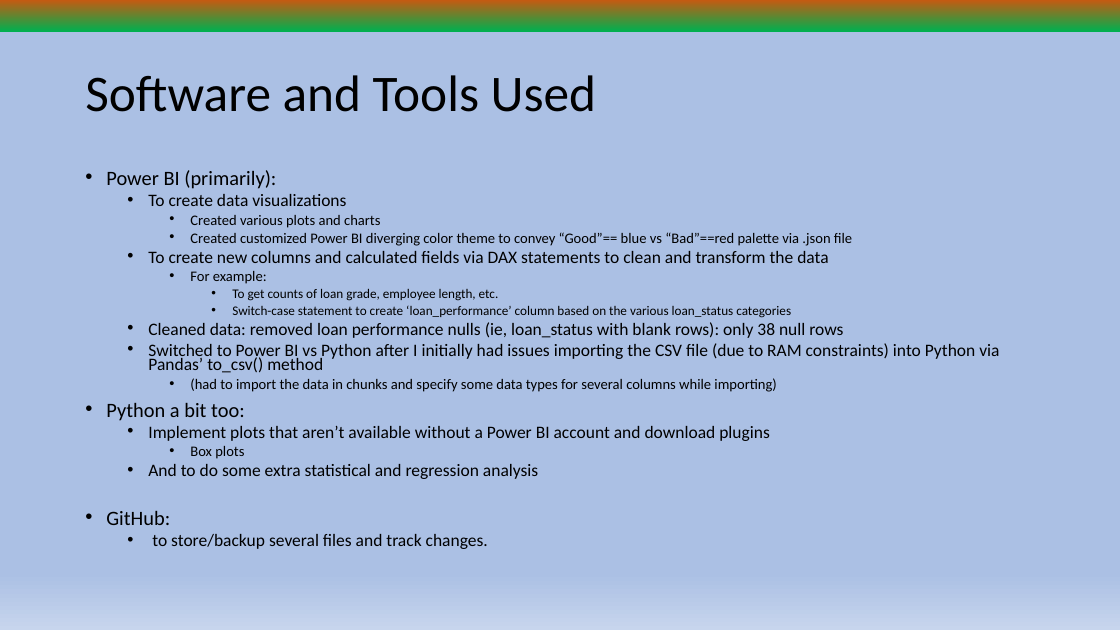
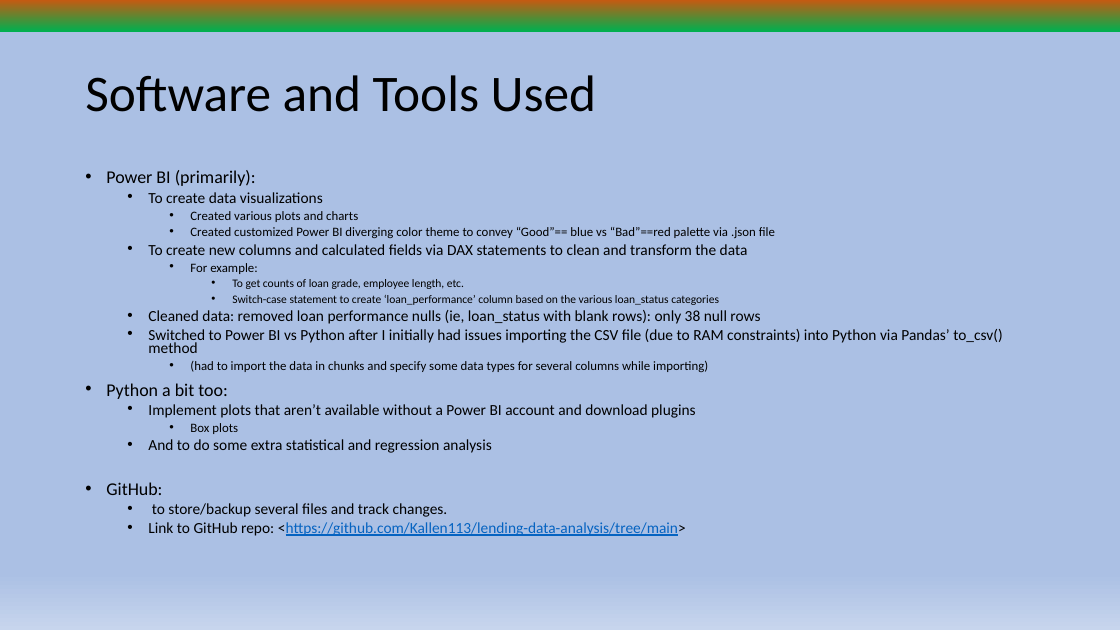
Before and after one commit to Kallen113/lending-data-analysis, a slide deck: slide 3 of Data Analysis Project for Nulnet March 2024.pptx. Drawn at 1120x630 pixels with LibreOffice and Linux fonts; fonts in the diff are those of the drawing. Boxes give left, top, right and bottom in pixels: in the first picture for what was removed or moved away, otherwise in the second. Text is boxed around its words. In the diff, an @@ line names an element or a change of style, - is before the commit and + after.

Commit message:
Add updated powerpoint file
Add updated powerpoint file

```diff
--- a/Data Analysis Project for Nulnet March 2024.pptx
+++ b/Data Analysis Project for Nulnet March 2024.pptx
@@ text at (106,170,1002,517): size 17.5 to 15.4 pt in "Power BI (primarily):", "Python a bit too:", "GitHub:"; size 15 to 13.2 pt in "To create data visualizations", "To create new columns and calculated fields ...", "Cleaned data: removed loan performance nulls (ie, ...", "Switched to Power BI vs Python after ..." and 3 more places; size 12.5 to 11 pt in "Created various plots and charts", "Created customized Power BI diverging color theme ...", "For example:", "(had to import the data in chunks ..." and 1 more places; size 11.2 to 9.9 pt in "To get counts of loan grade, employee ...", "Switch-case statement to create ‘loan_performance’ column ba ..." @@
@@ text at (148,522,686,536): paragraph added @@
+  • Link to GitHub repo: <https://github.com/Kallen113/lending-data-analysis/tree/main>
```
